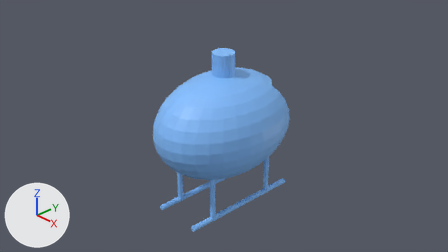
The Blender file res/models/Helicopter.blend, before and after one commit.
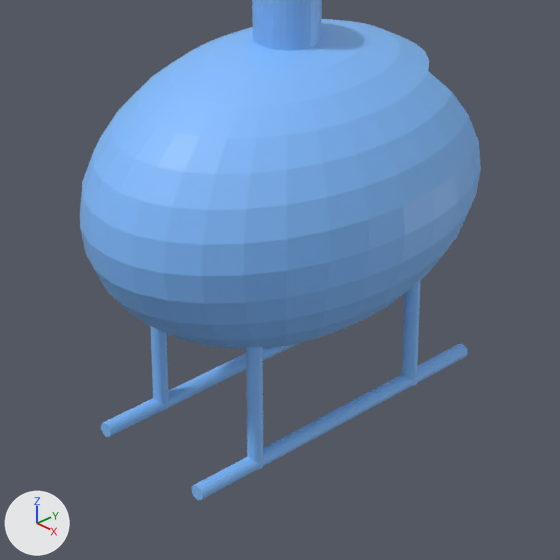
There are two pictures of each version: one from the file's camera 'Camera', one close up on the part from 28% to 71% of the width and 24% to 100% of the height. The lights are fixed; the arrows at lower left show +X, +Y and +Z.
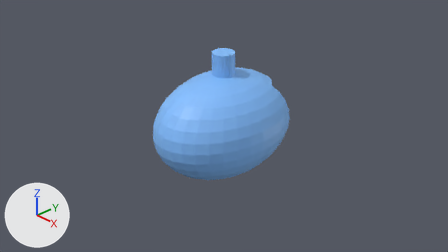
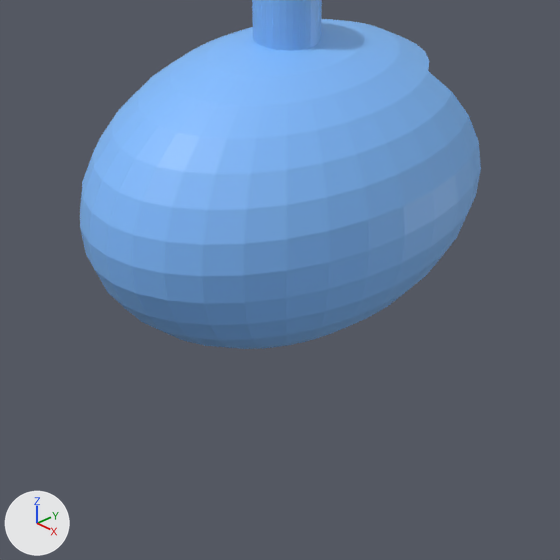
What changed in the scene script:
```text
Remove ob_cylinder_001:
    ob_cylinder_001 = bpy.data.objects.new('Cylinder.001', me_cylinder_001)
    ob_cylinder_001.location = (-0.463, -0.685, -1.114)
    ob_cylinder_001.scale = (0.05, 0.05, 0.45)
Remove ob_cylinder_002:
    ob_cylinder_002 = bpy.data.objects.new('Cylinder.002', me_cylinder_002)
    ob_cylinder_002.location = (0.443, -0.685, -1.114)
    ob_cylinder_002.scale = (0.05, 0.05, 0.45)
Remove ob_cylinder_003:
    ob_cylinder_003 = bpy.data.objects.new('Cylinder.003', me_cylinder_003)
    ob_cylinder_003.location = (0.443, 0.695, -1.114)
    ob_cylinder_003.scale = (0.05, 0.05, 0.45)
Remove ob_cylinder_004:
    ob_cylinder_004 = bpy.data.objects.new('Cylinder.004', me_cylinder_004)
    ob_cylinder_004.location = (0.443, 0.029, -1.536)
    ob_cylinder_004.rotation_euler = (1.571, 0.0, 0.0)  # degrees (90, 0, 0)
    ob_cylinder_004.scale = (0.05, 0.05, 1.19)
Remove ob_cylinder_005:
    ob_cylinder_005 = bpy.data.objects.new('Cylinder.005', me_cylinder_005)
    ob_cylinder_005.location = (-0.462, 0.029, -1.536)
    ob_cylinder_005.rotation_euler = (1.571, 0.0, 0.0)  # degrees (90, 0, 0)
    ob_cylinder_005.scale = (0.05, 0.05, 1.17)
```

What differs and where, as boxes (x1, y1, x2, y2) in the close-ups (560 x 560 px):
'Cylinder.004', deleted (blue)
    before: (192, 344, 468, 501)
'Cylinder.005', deleted (blue)
    before: (101, 343, 299, 437)
'Cylinder.002', deleted (blue)
    before: (246, 347, 263, 470)
'Cylinder.003', deleted (blue)
    before: (402, 280, 421, 386)
'Cylinder.001', deleted (blue)
    before: (150, 326, 169, 410)
